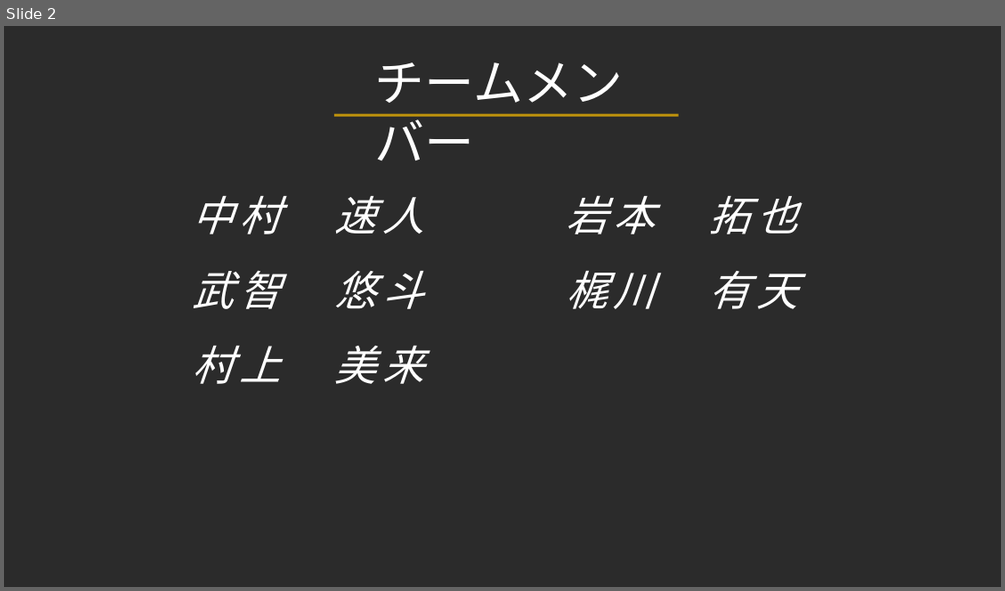
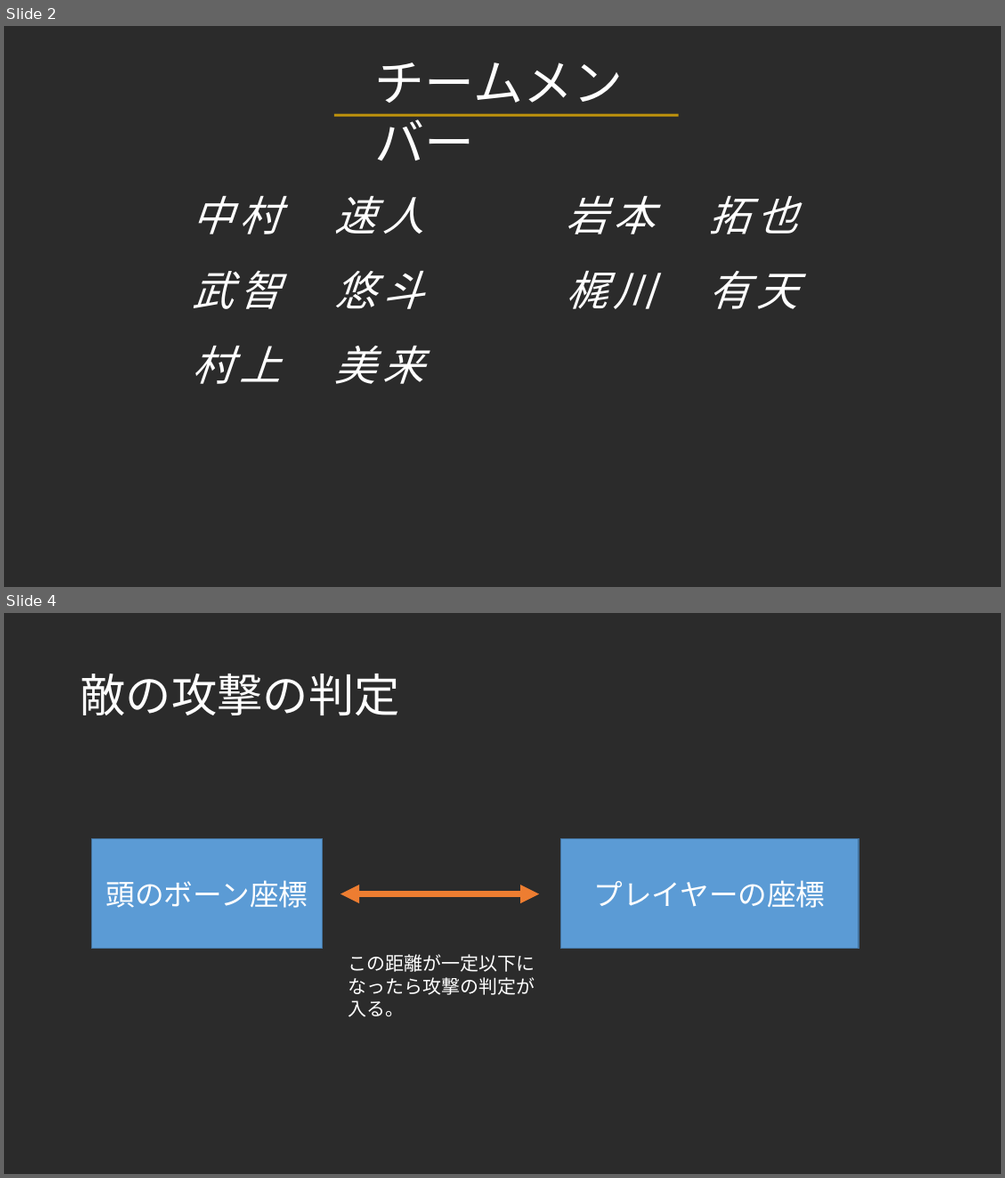
Before and after one commit to kyarameru1102/Phantasy-Star-Offline4, a slide deck: 卒研発表用プレゼン/卒研発表用プレゼン.pptx. Shown one above the other, each under a label of ours: slide 2 before the commit, slides 2 and 4 after it; the slides between them are not shown. The pictures are 1005x591 and 1005x1178 pixels, drawn with LibreOffice and Linux fonts; fonts in the diff are those of the drawing; background and template pictures are left out; a plain dark background stands for a picture behind light text. Boxes give left, top, right and bottom in pixels: in the first picture for what was removed or moved away, otherwise in the second. Text is boxed around its words. In the diff, an @@ line names an element or a change of style, - is before the commit and + after.

```diff
--- a/卒研発表用プレゼン/卒研発表用プレゼン.pptx
+++ b/卒研発表用プレゼン/卒研発表用プレゼン.pptx
@@ slide 4 added at bbox=[4, 613, 1001, 1174], background picture (left out) @@
@@ title added at bbox=[80, 674, 399, 715], 44 pt, text #FFFFFF @@
+敵の攻撃の判定
@@ rectangle added at bbox=[91, 838, 323, 948], fill #5B9BD5, outline #43739E 1 pt, 28 pt, text #FFFFFF @@
+頭のボーン座標
@@ rectangle added at bbox=[560, 838, 858, 948], fill #5B9BD5, outline #43739E 1 pt, 28 pt, text #FFFFFF @@
+プレイヤーの座標
@@ double arrow added from (340, 894) to (540, 894), #ED7D31 6 pt @@
@@ text added at bbox=[348, 954, 534, 1017], 18 pt, text #FFFFFF @@
+この距離が一定以下になったら攻撃の判定が入る。
```
Also in this commit, not shown: 1 other slide added.
